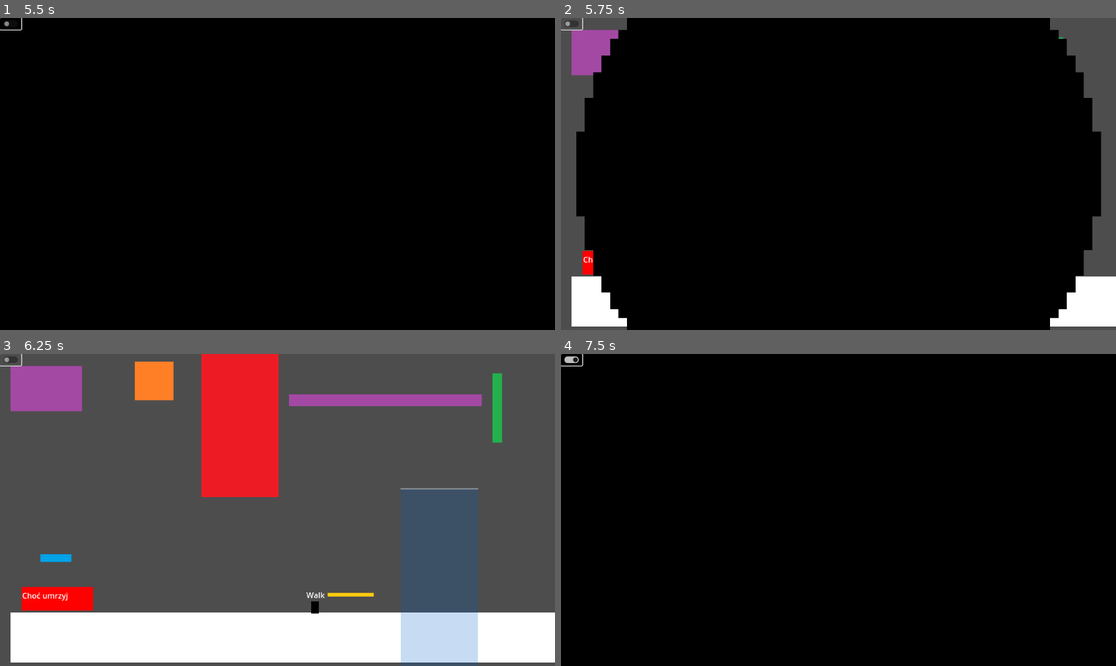
Above: before the commit, frames 1-4 (two rows, left to right).
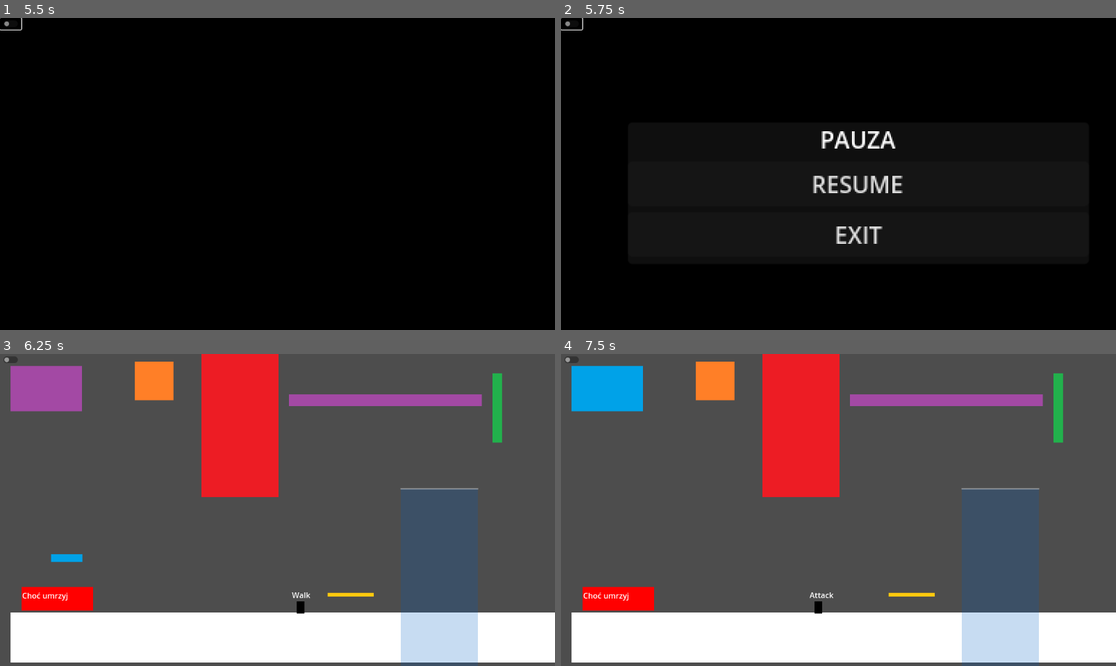
Above: after the commit, the same moments.

Repository: JohnnyArachnid/GameJam2024
Game: Godot game, scene res://nodes/main/main.tscn
Same seed, same stepped clock (60 frames per second), same inputs: the game is played once before the commit and once after it.
Inputs (mouse positions are in pixels of both pictures, inside the frame that each line leads up to):
- Up to frame 1 (5.5 s): click "START GAME" at 0.5 s; click (11, 24) at 1.25 s; tap Enter at 2, 3.5 s; move the mouse to (399, 158) at 2.02 s; press the mouse at (399, 158) at 2.03 s; hold D (move_right) 2.03-3.53 s; tap Space (jump) at 2.27, 2.75, 3.02, 4.52, 5.27 s; move the mouse to (166, 189) at 2.77 s; release the mouse at (166, 189) at 2.78 s; click (166, 189) at 2.85 s; move the mouse to (333, 105) at 3.52 s; press the mouse at (333, 105) at 3.53 s; hold A (move_left) 3.53-4.28 s; move the mouse to (249, 236) at 4.27 s; release the mouse at (249, 236) at 4.28 s; hold D (move_right) from 4.28 s (still down); click (249, 236) at 4.35 s; move the mouse to (444, 220) at 5.02 s; press the mouse at (444, 220) at 5.03 s
- Up to frame 2 (5.75 s): keep holding D (move_right); tap Escape (ui_cancel) at 5.65 s
- Up to frame 3 (6.25 s): release D (move_right) at 5.75 s; release the mouse at (444, 556) at 5.75 s; click (294, 519) at 5.75 s, where only the run after the commit has a clickable "RESUME"
- Up to frame 4 (7.5 s): move the mouse to (672, 463) at 6.52 s; hold A (move_left) 6.53-7.28 s; click (672, 463) at 6.6 s; tap Space (jump) at 6.77 s; move the mouse to (866, 510) at 7.27 s; press the mouse at (866, 510) at 7.28 s; hold D (move_right) from 7.28 s (still down)

Frame 1 is identical in both runs. In frame 2, 13% of the frame differs, in the area x 0-100%, y 0-100%; in frame 3, 0.3%; in frame 4, 100%.

Commit message:
Almost Working Stop Menu

Diff:
--- /dev/null
+++ b/nodes/UI/PauseMenu/pause_menu.gd
@@ -0,0 +1,24 @@
+extends Control
+
+@export var game_manager : GameManager
+
+# Called when the node enters the scene tree for the first time.
+func _ready():
+	hide()
+	game_manager.connect("toggle_game_paused", _on_game_manager_toggle_game_paused)
+
+# Called every frame. 'delta' is the elapsed time since the previous frame.
+func _process(delta):
+	pass
+
+func _on_game_manager_toggle_game_paused(is_paused : bool):
+	if(is_paused):
+		show()
+	else:
+		hide()
+
+func _on_button_pressed():
+	game_manager.game_paused = false
+
+func _on_button_2_pressed():
+	get_tree().quit()
--- /dev/null
+++ b/nodes/UI/PauseMenu/pause_menu.tscn
@@ -0,0 +1,60 @@
+[gd_scene load_steps=2 format=3 uid="uid://dknhxv0icp7v2"]
+
+[ext_resource type="Script" path="res://nodes/UI/PauseMenu/pause_menu.gd" id="1_5mke7"]
+
+[node name="PauseMenu" type="Control"]
+texture_filter = 1
+layout_mode = 3
+anchors_preset = 8
+anchor_left = 0.5
+anchor_top = 0.5
+anchor_right = 0.5
+anchor_bottom = 0.5
+offset_left = -20.0
+offset_top = -20.0
+offset_right = 20.0
+offset_bottom = 20.0
+grow_horizontal = 2
+grow_vertical = 2
+scale = Vector2(3, 3)
+script = ExtResource("1_5mke7")
+
+[node name="Panel" type="Panel" parent="."]
+layout_mode = 1
+anchors_preset = 8
+anchor_left = 0.5
+anchor_top = 0.5
+anchor_right = 0.5
+anchor_bottom = 0.5
+offset_left = -159.5
+offset_top = -49.0
+offset_right = 159.5
+offset_bottom = 49.0
+grow_horizontal = 2
+grow_vertical = 2
+
+[node name="VBoxContainer" type="VBoxContainer" parent="Panel"]
+layout_mode = 1
+anchors_preset = 15
+anchor_right = 1.0
+anchor_bottom = 1.0
+grow_horizontal = 2
+grow_vertical = 2
+
+[node name="Label" type="Label" parent="Panel/VBoxContainer"]
+texture_filter = 1
+layout_mode = 2
+text = "PAUZA"
+horizontal_alignment = 1
+vertical_alignment = 1
+
+[node name="Button" type="Button" parent="Panel/VBoxContainer"]
+layout_mode = 2
+text = "RESUME"
+
+[node name="Button2" type="Button" parent="Panel/VBoxContainer"]
+layout_mode = 2
+text = "EXIT"
+
+[connection signal="pressed" from="Panel/VBoxContainer/Button" to="." method="_on_button_pressed"]
+[connection signal="pressed" from="Panel/VBoxContainer/Button2" to="." method="_on_button_2_pressed"]
--- a/nodes/game/game.gd
+++ b/nodes/game/game.gd
@@ -1 +1,44 @@
 extends Node2D
+
+class_name GameManager
+
+signal lvl_finished
+
+signal toggle_game_paused(is_paused : bool)
+
+@export var transition_button : Button
+@export var end_screen : CanvasLayer
+@export var player_died_end_text : String = "Game Over"
+
+var player_dead : bool = false:
+	get:
+		return player_dead
+	set(value):
+		if value == true:
+			player_died()
+		player_dead = value
+
+var game_paused : bool = false:
+	get:
+		return game_paused
+	set(value):
+		if not player_dead:
+			game_paused = value
+			get_tree().paused = game_paused
+			emit_signal("toggle_game_paused", game_paused)
+
+func _input(event : InputEvent):
+	if(event.is_action_pressed("ui_cancel")):
+		game_paused = !game_paused
+
+func _ready():
+	transition_button.transition_finished.connect(transition_animation_finished)
+
+func player_died():
+	end_screen.find_child("EndText").text = player_died_end_text
+	end_screen.visible = true
+	transition_button._on_toggled(true)
+	transition_button.disabled = true
+
+func transition_animation_finished():
+	lvl_finished.emit()
--- a/nodes/game/game.tscn
+++ b/nodes/game/game.tscn
@@ -1,9 +1,10 @@
-[gd_scene load_steps=14 format=3 uid="uid://v4xpc5ba5wck"]
+[gd_scene load_steps=15 format=3 uid="uid://v4xpc5ba5wck"]
 
 [ext_resource type="Script" path="res://nodes/game/game.gd" id="1_fiell"]
 [ext_resource type="PackedScene" uid="uid://cn4xvx1eaogcf" path="res://nodes/game/lvl/lvl.tscn" id="2_72e12"]
 [ext_resource type="PackedScene" uid="uid://5fw75hfjyana" path="res://nodes/game/player/player.tscn" id="3_syob8"]
 [ext_resource type="PackedScene" uid="uid://bt8luy8cx0ok" path="res://nodes/elements/blackHole/black_hole.tscn" id="4_gwnpj"]
+[ext_resource type="PackedScene" uid="uid://dknhxv0icp7v2" path="res://nodes/UI/PauseMenu/pause_menu.tscn" id="4_mudnx"]
 [ext_resource type="PackedScene" uid="uid://bet3j0aw7xm08" path="res://nodes/elements/bulding_elements/button.tscn" id="5_hn1ax"]
 [ext_resource type="PackedScene" uid="uid://vom0xmrggqmq" path="res://nodes/elements/bulding_elements/door.tscn" id="6_rqouq"]
 [ext_resource type="PackedScene" uid="uid://drg7pp148de82" path="res://nodes/elements/bulding_elements/lever.tscn" id="7_qbqrn"]
@@ -14,16 +15,35 @@
 [ext_resource type="PackedScene" uid="uid://cpcoh4boli6u6" path="res://nodes/UI/Transitioner/transButton.tscn" id="12_u58jv"]
 [ext_resource type="PackedScene" uid="uid://crsfn8cuddk1j" path="res://nodes/UI/Transitioner/transitioner.tscn" id="13_5of7b"]
 
-[node name="Game" type="Node2D"]
+[node name="Game" type="Node2D" node_paths=PackedStringArray("transition_button", "end_screen")]
 process_mode = 1
 script = ExtResource("1_fiell")
+transition_button = NodePath("TransitionerCanvasLayer/TransButton")
+end_screen = NodePath("EndScreenCanvasLayer")
 
-[node name="CanvasLayer" type="CanvasLayer" parent="."]
+[node name="TransitionerCanvasLayer" type="CanvasLayer" parent="."]
 
-[node name="Transitioner" parent="CanvasLayer" instance=ExtResource("13_5of7b")]
+[node name="Transitioner" parent="TransitionerCanvasLayer" instance=ExtResource("13_5of7b")]
 
-[node name="CheckButton" parent="CanvasLayer" node_paths=PackedStringArray("transitioner") instance=ExtResource("12_u58jv")]
+[node name="TransButton" parent="TransitionerCanvasLayer" node_paths=PackedStringArray("transitioner") instance=ExtResource("12_u58jv")]
 transitioner = NodePath("../Transitioner")
+
+[node name="EndScreenCanvasLayer" type="CanvasLayer" parent="."]
+visible = false
+
+[node name="EndText" type="Label" parent="EndScreenCanvasLayer"]
+offset_right = 1152.0
+offset_bottom = 648.0
+size_flags_horizontal = 4
+text = "GAME OVER"
+horizontal_alignment = 1
+vertical_alignment = 1
+
+[node name="PauseScreenCanvasLayer" type="CanvasLayer" parent="."]
+process_mode = 3
+
+[node name="PauseMenu" parent="PauseScreenCanvasLayer" node_paths=PackedStringArray("game_manager") instance=ExtResource("4_mudnx")]
+game_manager = NodePath("../..")
 
 [node name="Lvl" parent="." instance=ExtResource("2_72e12")]
 position = Vector2(17, 117)
